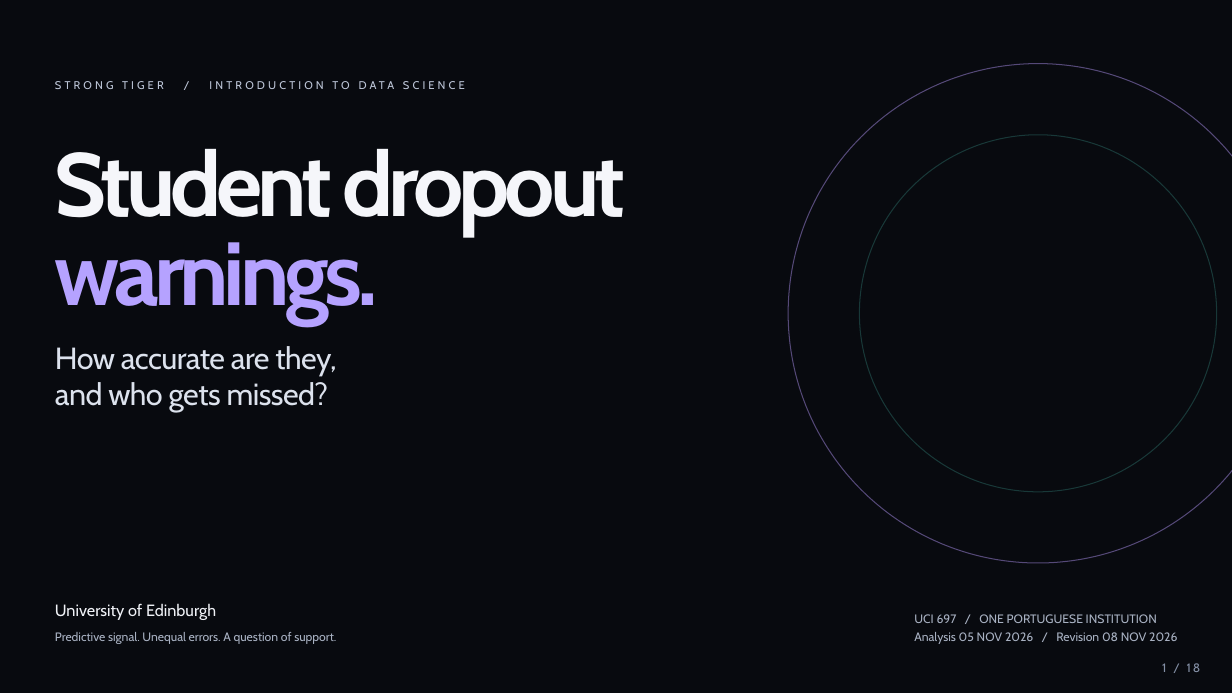
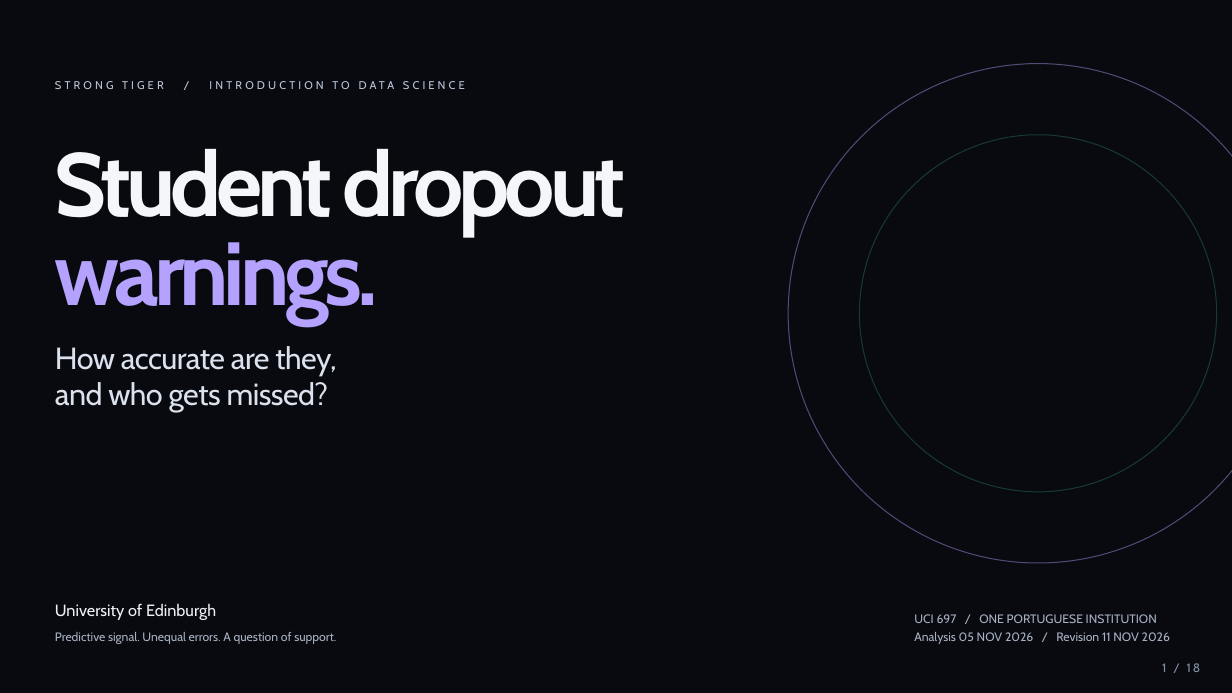
Before and after one commit to Tigershengsheng/ids-project, a slide deck: slide 1 of output/powerpoint/Student_Dropout_Presentation.pptx. Drawn at 1232x693 pixels with LibreOffice and Linux fonts; fonts in the diff are those of the drawing; background and template pictures are left out. Boxes give left, top, right and bottom in pixels: in the first picture for what was removed or moved away, otherwise in the second. Text is boxed around its words. In the diff, an @@ line names an element or a change of style, - is before the commit and + after.

```diff
--- a/output/powerpoint/Student_Dropout_Presentation.pptx
+++ b/output/powerpoint/Student_Dropout_Presentation.pptx
@@ text at box(914, 632, 1170, 644): text changed @@
-Analysis 05 NOV 2026 / Revision 08 NOV 2026
+Analysis 05 NOV 2026 / Revision 11 NOV 2026
```
Also in this commit, not shown: 6 other slides changed, 1 slide added, 1 slide removed, 27 other files.
